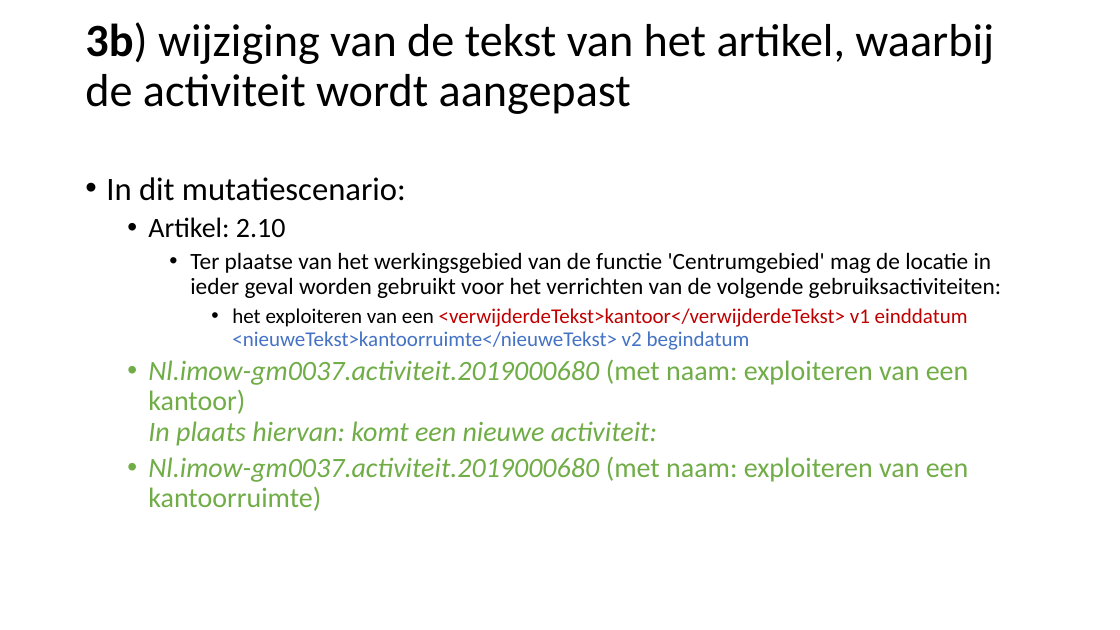
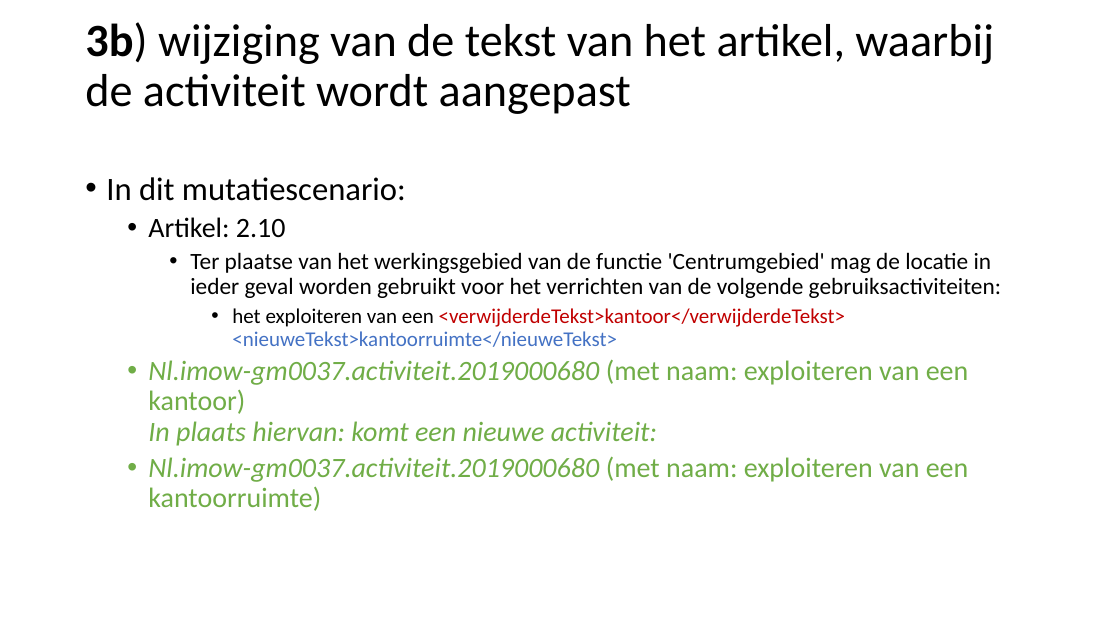
Before and after one commit to Geonovum/xml_omgevingsplan_gemeentestad, a slide deck: slide 15 of Submutatiescenario_s.pptx. Drawn at 1120x630 pixels with LibreOffice and Linux fonts; fonts in the diff are those of the drawing. Boxes give left, top, right and bottom in pixels: in the first picture for what was removed or moved away, otherwise in the second. Text is boxed around its words. In the diff, an @@ line names an element or a change of style, - is before the commit and + after.

```diff
--- a/Submutatiescenario_s.pptx
+++ b/Submutatiescenario_s.pptx
@@ text at bbox=[232, 308, 845, 347]: text changed @@
-      • het exploiteren van een <verwijderdeTekst>kantoor</verwijderdeTekst> v1 einddatum <nieuweTekst>kantoorruimte</nieuweTekst> v2 begindatum
+      • het exploiteren van een <verwijderdeTekst>kantoor</verwijderdeTekst> <nieuweTekst>kantoorruimte</nieuweTekst>
```
Also in this commit, not shown: 1 other slide changed.
